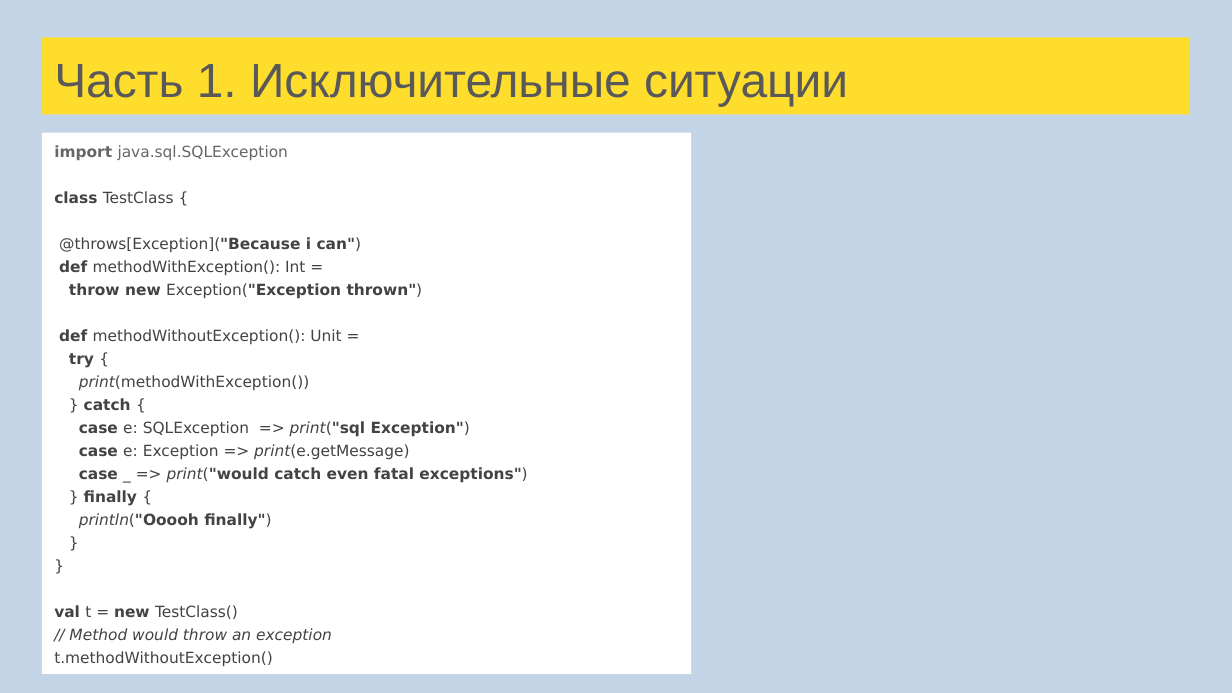
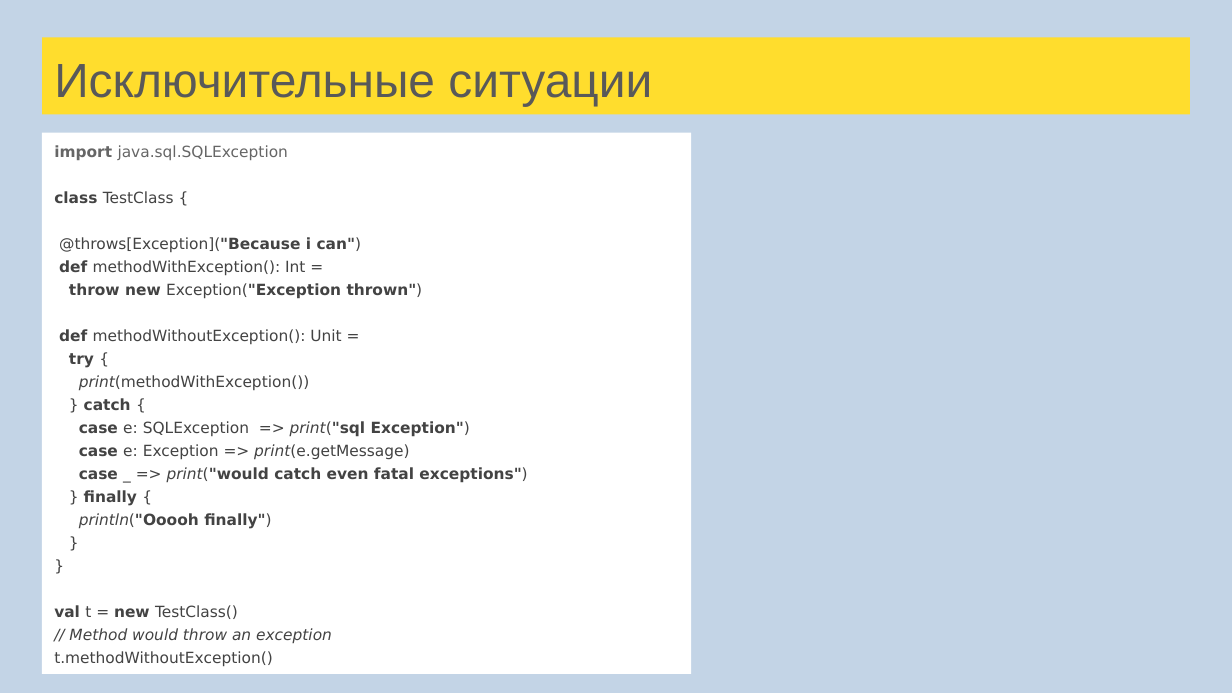
Before and after one commit to sergeypopov83/scala-school, a slide deck: slide 95 of src/main/resources/Лекции Scala для FinTech.pptx. Drawn at 1232x693 pixels with LibreOffice and Linux fonts; fonts in the diff are those of the drawing. Boxes give left, top, right and bottom in pixels: in the first picture for what was removed or moved away, otherwise in the second. Text is boxed around its words. In the diff, an @@ line names an element or a change of style, - is before the commit and + after.

```diff
--- a/src/main/resources/Лекции Scala для FinTech.pptx
+++ b/src/main/resources/Лекции Scala для FinTech.pptx
@@ title at <box>54,64,652,106</box>: text changed @@
-Часть 1. Исключительные ситуации
+Исключительные ситуации
```
Also in this commit, not shown: 121 other slides changed, 5 slides added, 5 slides removed, 58 other files.
